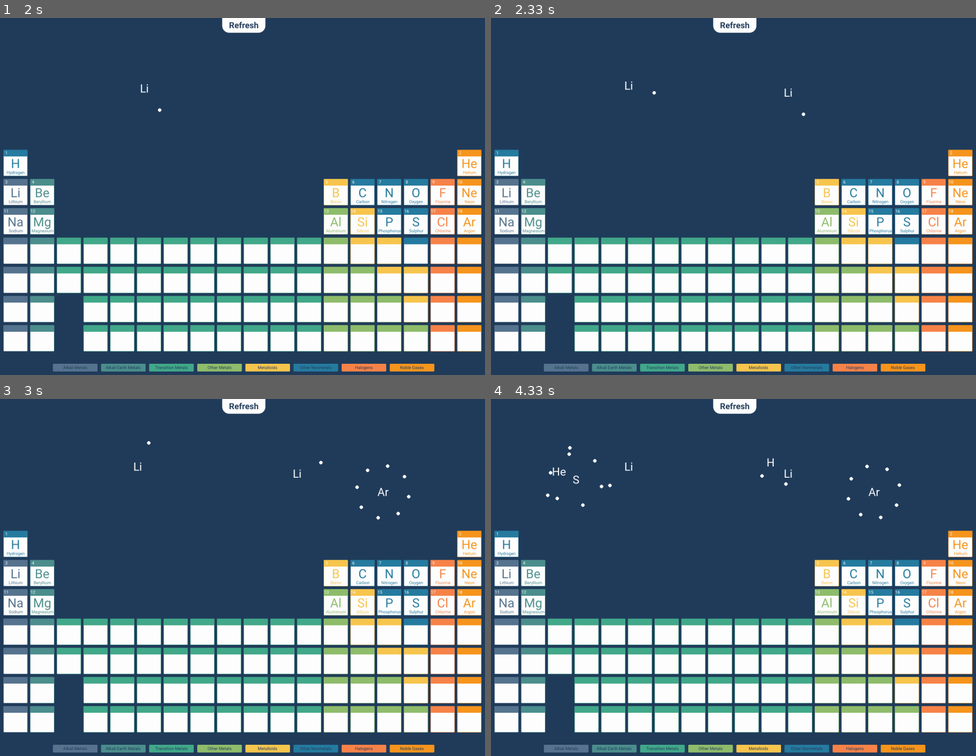
Above: before the commit, frames 1-4 (two rows, left to right).
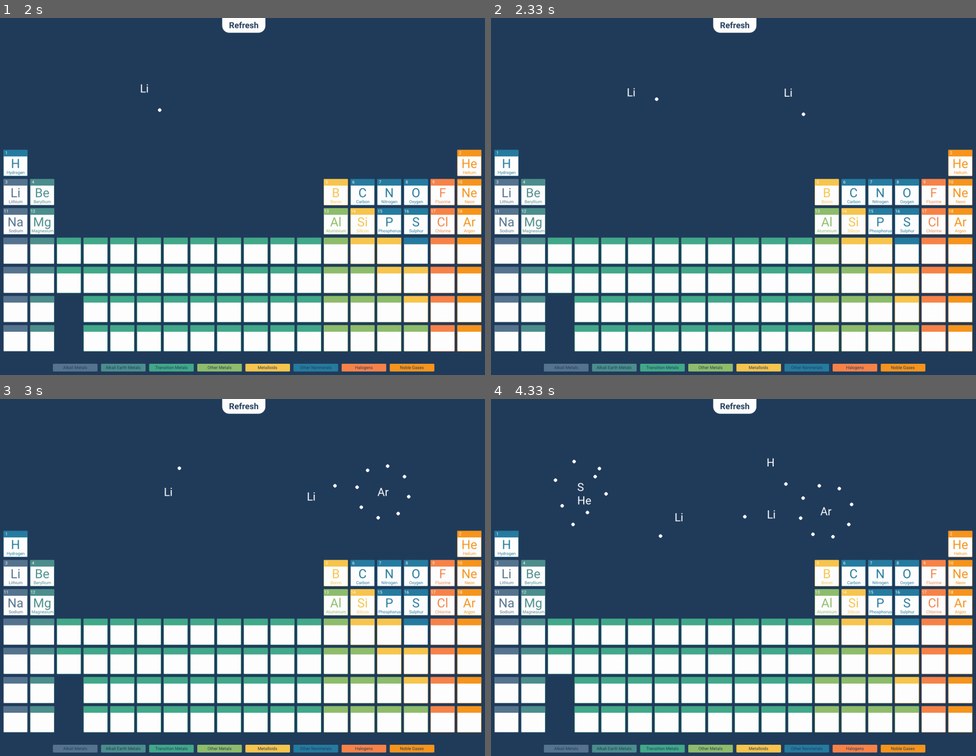
Above: after the commit, the same moments.

Repository: 15collinst/Pygame
Game: pygame game, started from main.py
Two runs of this game, one before a commit and one after it. Both use one fixed random seed, a clock stepped at 60 frames per second and the inputs below.
Inputs (mouse positions are in pixels of both pictures, inside the frame that each line leads up to):
- Up to frame 1 (2 s): press the mouse at (334, 192) at 0.37 s; move the mouse to (276, 146) at 0.47 s; release the mouse at (223, 100) at 0.6 s; press the mouse at (470, 160) at 0.7 s; move the mouse to (266, 232) at 0.8 s; release the mouse at (63, 300) at 0.93 s; press the mouse at (334, 221) at 1.03 s; move the mouse to (383, 257) at 1.13 s; release the mouse at (431, 289) at 1.27 s; press the mouse at (242, 25) at 1.37 s; move the mouse to (184, 167) at 1.47 s; release the mouse at (130, 310) at 1.6 s; press the mouse at (14, 192) at 1.7 s; move the mouse to (77, 139) at 1.8 s; release the mouse at (145, 89) at 1.93 s
- Up to frame 2 (2.33 s): press the mouse at (505, 192) at 2.03 s; move the mouse to (646, 142) at 2.13 s; release the mouse at (786, 92) at 2.27 s
- Up to frame 3 (3 s): press the mouse at (363, 602) at 2.37 s; move the mouse to (208, 606) at 2.47 s; release the mouse at (53, 609) at 2.6 s; press the mouse at (470, 602) at 2.7 s; move the mouse to (426, 545) at 2.8 s; release the mouse at (383, 491) at 2.93 s
- Up to frame 4 (4.33 s): press the mouse at (961, 541) at 3.03 s; move the mouse to (757, 506) at 3.13 s; release the mouse at (558, 470) at 3.27 s; press the mouse at (534, 573) at 3.37 s; move the mouse to (626, 595) at 3.47 s; release the mouse at (723, 620) at 3.6 s; press the mouse at (908, 602) at 3.7 s; move the mouse to (743, 541) at 3.8 s; release the mouse at (573, 481) at 3.93 s; press the mouse at (505, 541) at 4.03 s; move the mouse to (636, 502) at 4.13 s; release the mouse at (772, 463) at 4.27 s

Frame 1 is identical in both runs. In frame 2, less than 0.1% of the frame differs, in the area x 27-35%, y 17-24%; in frame 3, 0.1%; in frame 4, 0.5%, in the area x 11-85%, y 13-40%.

Commit message:
All elements attracted to active element

Diff:
--- a/main.py
+++ b/main.py
@@ -62,7 +62,7 @@
 
     angle = math.atan2(dx,dy)
 
-    #returns between 1 or -1 to adjust angle
+    #returns between 1 or -1 to adjust distance between
     mvx = math.sin(angle)
     mvy = math.cos(angle)
 
@@ -117,17 +117,17 @@
 	for i in range(len(static_elements)):
 		static_elements[i][0].draw(SCREEN, static_elements[i][1] ,static_elements[i][2])
 
-	if len(static_elements) == 1 and spawn:
-		x = static_elements[0][1]
-		y = static_elements[0][2]
+		if len(static_elements) >= 1 and spawn:
+			x = static_elements[i][1]
+			y = static_elements[i][2]
 
-		distance_apart = int(math.sqrt((mx - x)**2 + (my - y)**2))
+			distance_apart = int(math.sqrt((mx - x)**2 + (my - y)**2))
 
-		if distance_apart >= (100 * 2):
-			static_elements[0][1],static_elements[0][2] = move_elements(mx, my, x, y, "pull")
+			if distance_apart >= (75 * 2):
+				static_elements[i][1],static_elements[i][2] = move_elements(mx, my, x, y, "pull")
 
-		if distance_apart < (100 * 2):
-			static_elements[0][1],static_elements[0][2] = move_elements(mx, my, x, y, "push")
+			if distance_apart < (75 * 2):
+				static_elements[i][1],static_elements[i][2] = move_elements(mx, my, x, y, "push")
 
 	pygame.display.update()
 
--- /dev/null
+++ b/pseudocode.txt
@@ -0,0 +1,11 @@
+function findClosesestElement(self, other_Elements) {
+    closest_distance = infinity
+    for element in Elements
+        x1, y1 = self.get_position(mx,my)
+        x2, y2 = element.get_position(mx,my)
+        distance_to_element = sqrt(((x1 - x2) ** 2) + ((y1 - y2) ** 2))
+        if distance_to_element less than closest_distance AND distance_to_neighbour not 0 then
+            closest_distance = distance_to_neighbour
+            closest_element = element
+    return closest_element
+}
